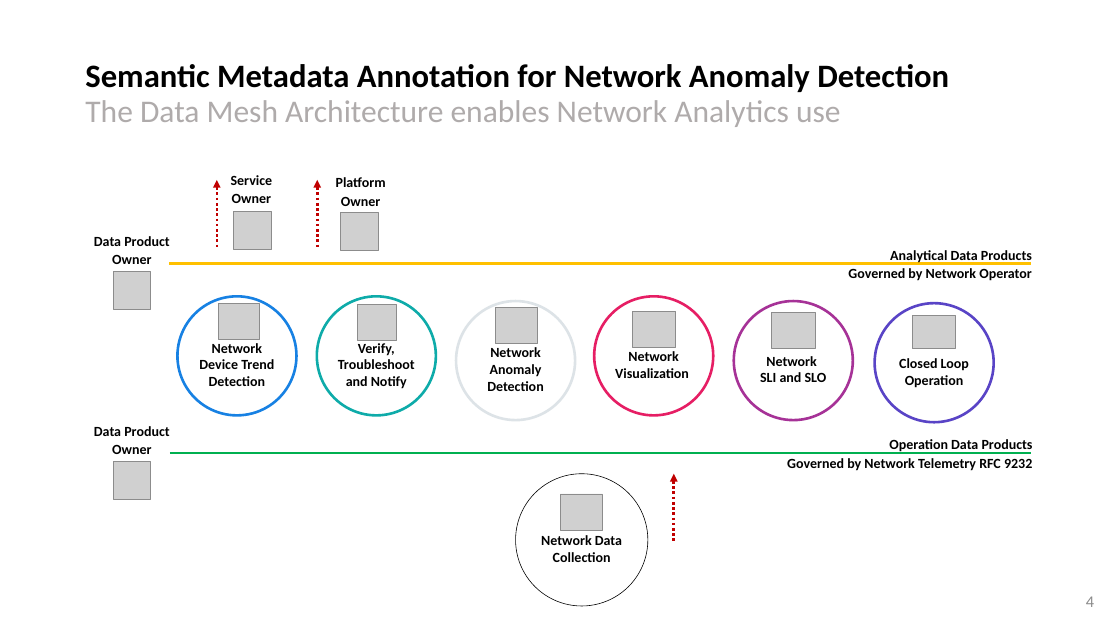
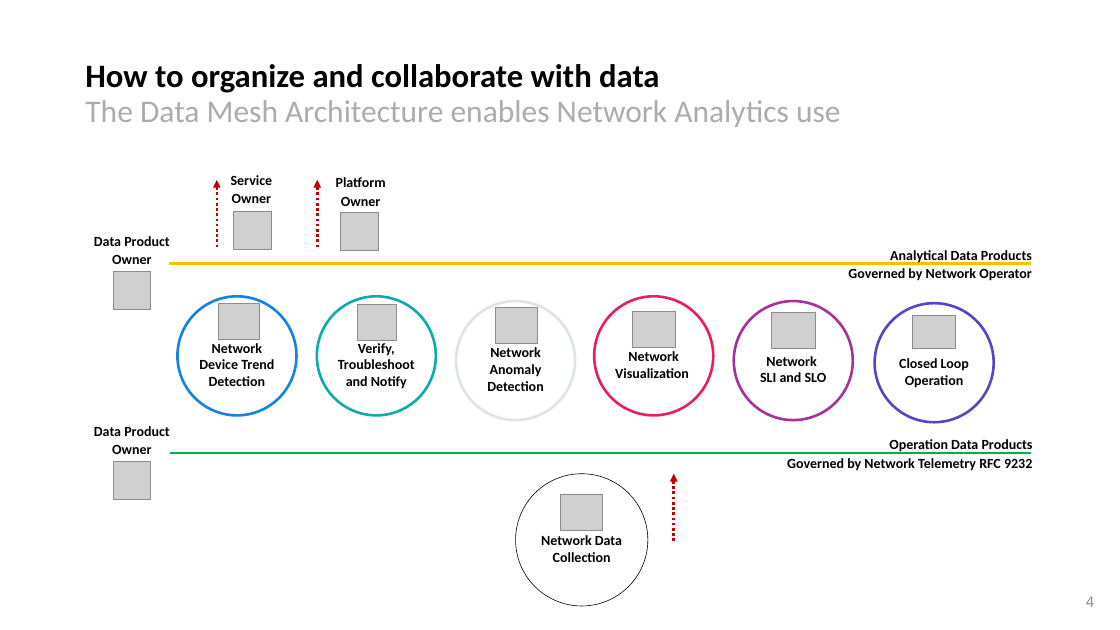
Before and after one commit to network-analytics/ietf-network-analytics-document-status, a slide deck: slide 4 of 118/NMRG/draft-netana-opsawg-nmrg-network-anomaly-semantics-01.pptx. Drawn at 1120x630 pixels with LibreOffice and Linux fonts; fonts in the diff are those of the drawing; grey boxes stand for pictures. Boxes give left, top, right and bottom in pixels: in the first picture for what was removed or moved away, otherwise in the second. Text is boxed around its words. In the diff, an @@ line names an element or a change of style, - is before the commit and + after.

```diff
--- a/118/NMRG/draft-netana-opsawg-nmrg-network-anomaly-semantics-01.pptx
+++ b/118/NMRG/draft-netana-opsawg-nmrg-network-anomaly-semantics-01.pptx
@@ title at [85, 64, 841, 127]: text changed; size 28 to 27 pt; text colour #000000 to #AFABAB; bold off @@
-Semantic Metadata Annotation for Network Anomaly Detection
-The Data Mesh Architecture enables Network Analytics use
+How to organize and collaborate with data
+The Data Mesh Architecture enables Network Analytics use
```
Also in this commit, not shown: 10 other slides changed, 1 slide added, 2 other files.
